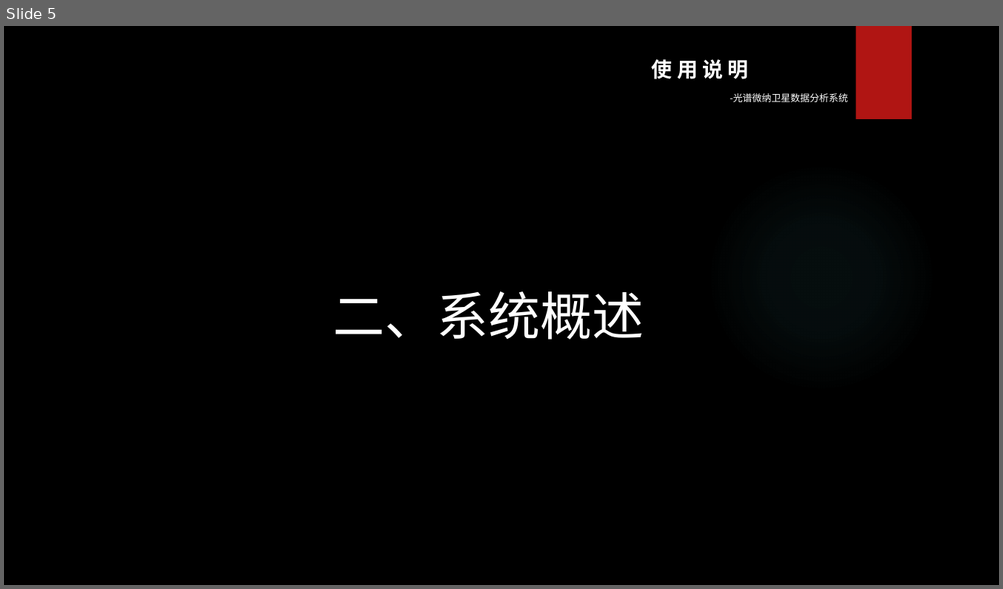
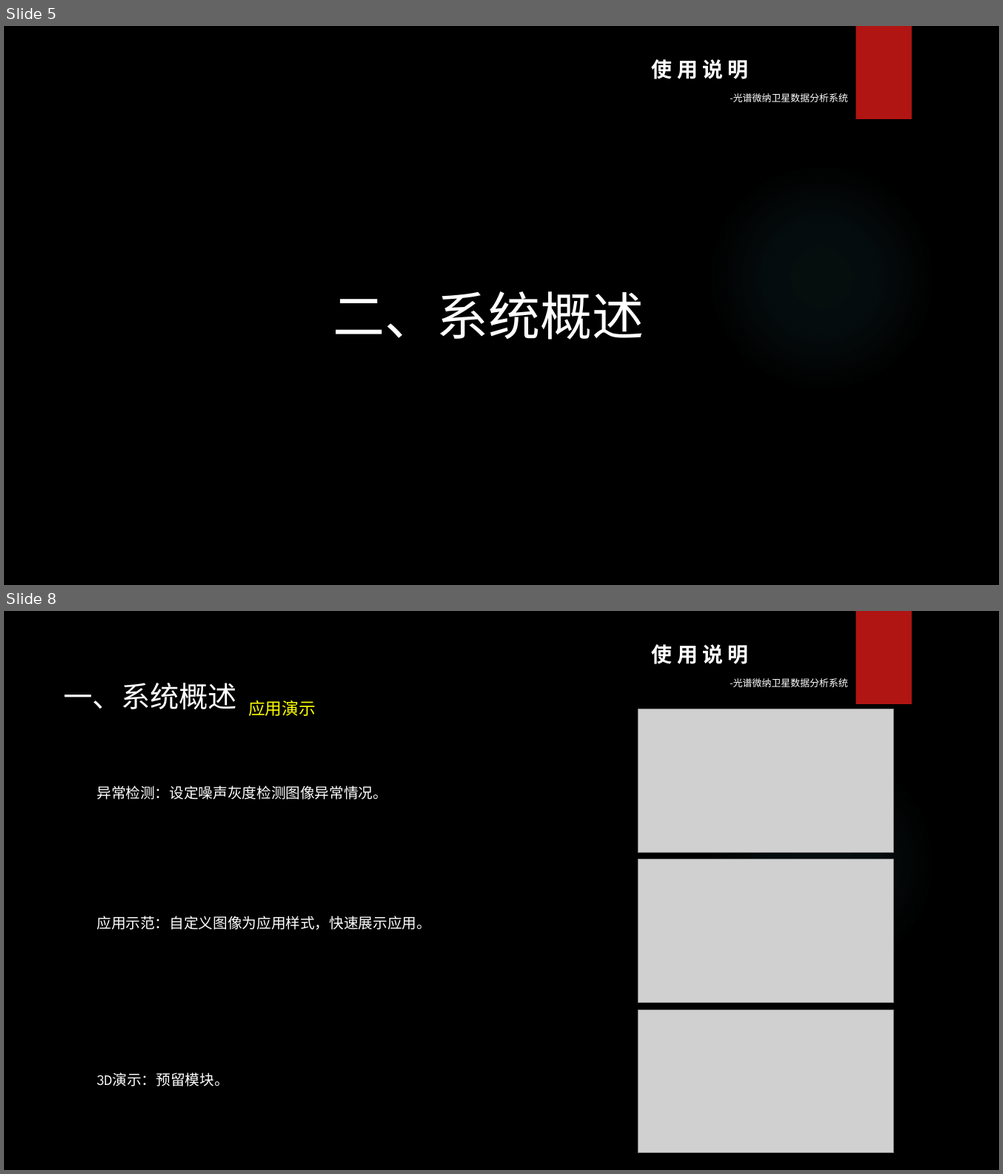
Before and after one commit to Levikov/Spectra, a slide deck: Spectra/image/Spectra使用说明&演示.pptx. Shown one above the other, each under a label of ours: slide 5 before the commit, slides 5 and 8 after it; the slides between them are not shown. The pictures are 1003x589 and 1003x1174 pixels, drawn with LibreOffice and Linux fonts; fonts in the diff are those of the drawing; grey boxes stand for pictures; background and template pictures are left out. Boxes give left, top, right and bottom in pixels: in the first picture for what was removed or moved away, otherwise in the second. Text is boxed around its words. In the diff, an @@ line names an element or a change of style, - is before the commit and + after.

```diff
--- a/Spectra/image/Spectra使用说明&演示.pptx
+++ b/Spectra/image/Spectra使用说明&演示.pptx
@@ slide 8 added at bbox=[4, 611, 999, 1170], background picture (left out); not listed: 3 template elements that a slide beside it also shows @@
@@ text added at bbox=[63, 683, 316, 716], 28 pt, text #FFFFFF @@
+一、系统概述 应用演示
@@ picture added at bbox=[638, 709, 893, 853] @@
@@ text added at bbox=[96, 786, 431, 1087], 14 pt, text #FFFFFF @@
+异常检测：设定噪声灰度检测图像异常情况。
+应用示范：自定义图像为应用样式，快速展示应用。
+3D演示：预留模块。
@@ picture added at bbox=[638, 860, 893, 1002] @@
@@ picture added at bbox=[638, 1010, 893, 1153] @@
```
Also in this commit, not shown: 3 other slides added, 1 slide removed.
